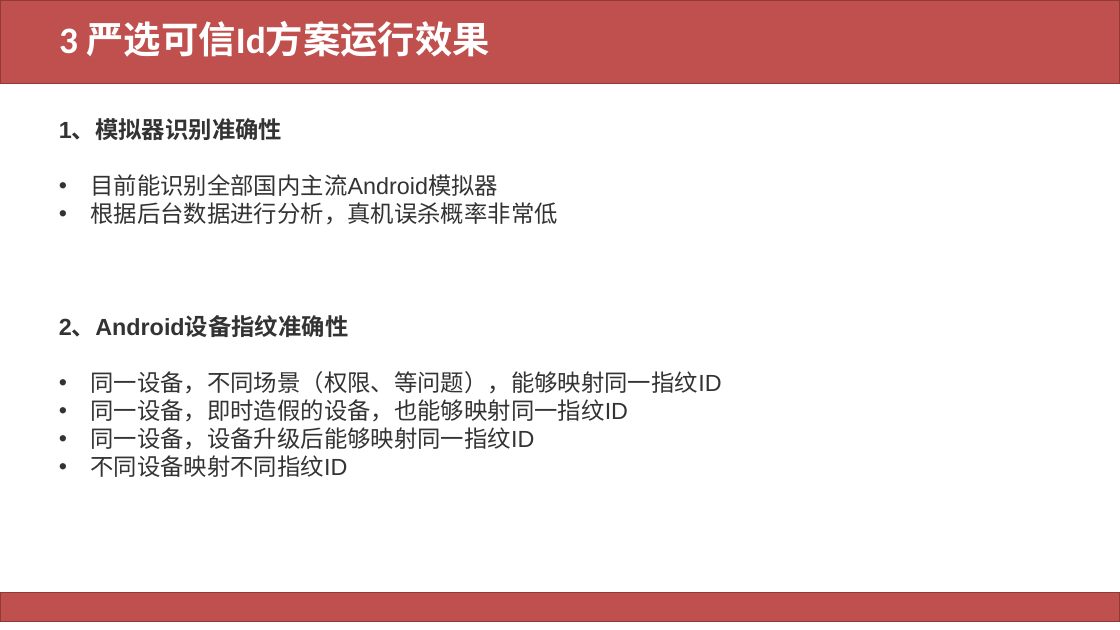
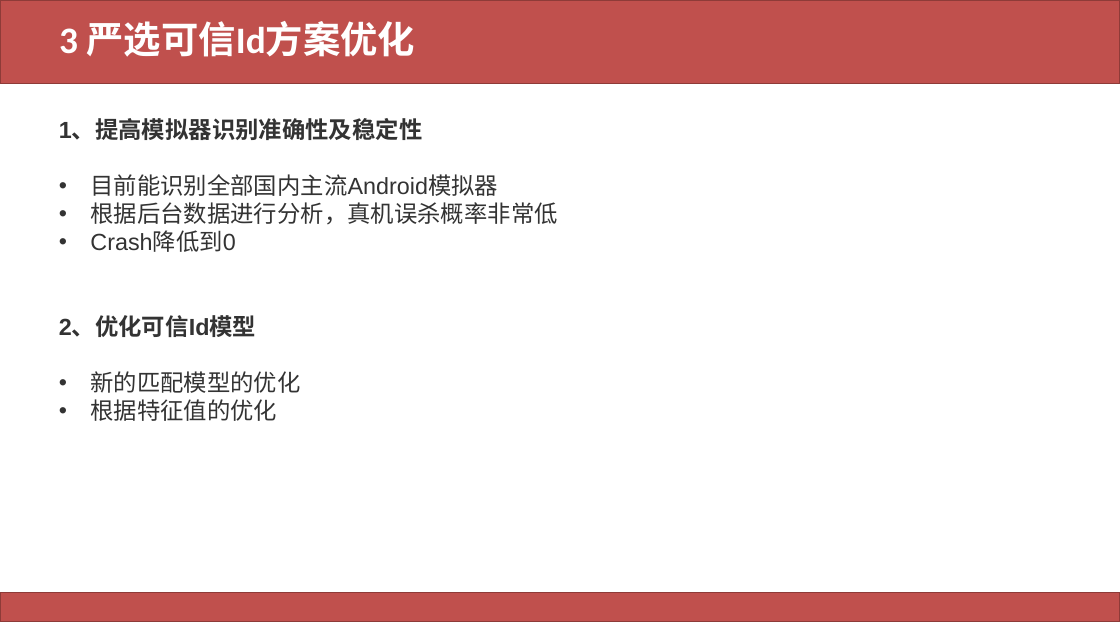
Before and after one commit to happylishang/happylishang.github.io, a slide deck: slide 8 of _posts/升级/2019/H4186-李尚-2019-升级答辩PPT .pptx. Drawn at 1120x630 pixels with LibreOffice and Linux fonts; fonts in the diff are those of the drawing. Boxes give left, top, right and bottom in pixels: in the first picture for what was removed or moved away, otherwise in the second. Text is boxed around its words. In the diff, an @@ line names an element or a change of style, - is before the commit and + after.

```diff
--- a/_posts/升级/2019/H4186-李尚-2019-升级答辩PPT .pptx
+++ b/_posts/升级/2019/H4186-李尚-2019-升级答辩PPT .pptx
@@ title at bbox=[59, 21, 415, 57]: text changed @@
-3 严选可信Id方案运行效果
+3 严选可信Id方案优化
@@ text at bbox=[59, 120, 423, 140]: text changed @@
-1、模拟器识别准确性
+1、提高模拟器识别准确性及稳定性
@@ text at bbox=[90, 232, 235, 252]: paragraph added @@
+• Crash降低到0
@@ text at bbox=[59, 317, 300, 421]: text changed @@
-2、Android设备指纹准确性
-• 同一设备，不同场景（权限、等问题），能够映射同一指纹ID
-• 同一设备，即时造假的设备，也能够映射同一指纹ID
-• 同一设备，设备升级后能够映射同一指纹ID
-• 不同设备映射不同指纹ID
+2、优化可信Id模型
+• 新的匹配模型的优化
+• 根据特征值的优化
```
Also in this commit, not shown: 2 other slides changed, 3 slides added, 6 slides removed, 2 other files.
